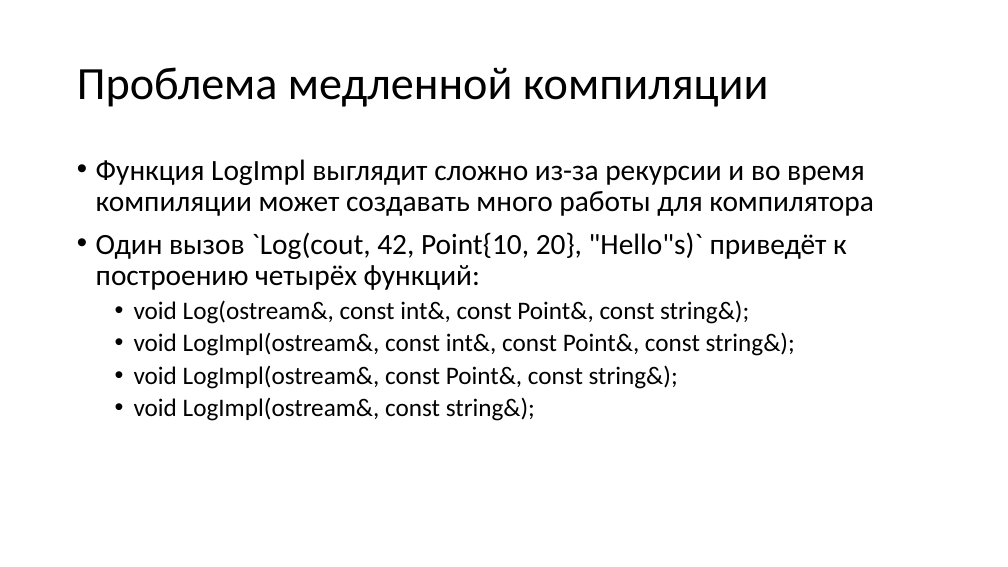
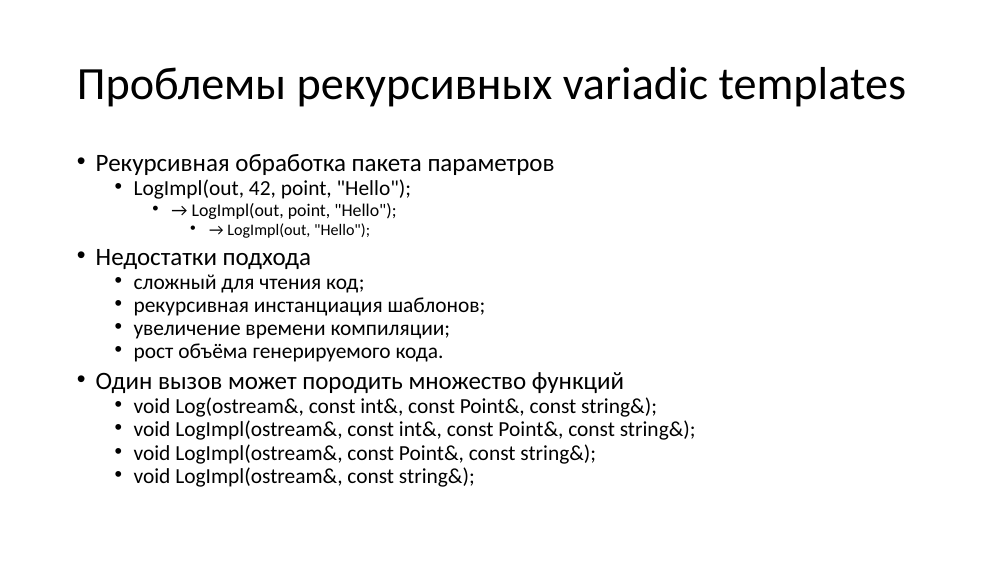
Before and after one commit to alexey-malov/oop, a slide deck: slide 91 of lectures/06/Обобщенное программирование, шаблоны.pptx. Drawn at 1008x567 pixels with LibreOffice and Linux fonts; fonts in the diff are those of the drawing. Boxes give left, top, right and bottom in pixels: in the first picture for what was removed or moved away, otherwise in the second. Text is boxed around its words. In the diff, an @@ line names an element or a change of style, - is before the commit and + after.

```diff
--- a/lectures/06/Обобщенное программирование, шаблоны.pptx
+++ b/lectures/06/Обобщенное программирование, шаблоны.pptx
@@ title at <box>77,67,906,107</box>: text changed @@
-Проблема медленной компиляции
+Проблемы рекурсивных variadic templates
@@ text at <box>96,154,624,393</box>: text changed; size 28 to 20.4 pt @@
-• Функция LogImpl выглядит сложно из-за рекурсии и во время компиляции может создавать много работы для компилятора
-• Один вызов `Log(cout, 42, Point{10, 20}, "Hello"s)` приведёт к построению четырёх функций:
+• Рекурсивная обработка пакета параметров
+  • LogImpl(out, 42, point, "Hello");
+    • → LogImpl(out, point, "Hello");
+      • → LogImpl(out, "Hello");
+• Недостатки подхода
+  • сложный для чтения код;
+  • рекурсивная инстанциация шаблонов;
+  • увеличение времени компиляции;
+  • рост объёма генерируемого кода.
+• Один вызов может породить множество функций
@@ text at <box>134,397,696,487</box>: size 24 to 20.4 pt in "void Log(ostream&, const int&, const Point&, const ...", "void LogImpl(ostream&, const int&, const Point&, const ...", "void LogImpl(ostream&, const Point&, const string&);", "void LogImpl(ostream&, const string&);"; line spacing 0.9 to 0.7 @@
```
Also in this commit, not shown: 10 other slides changed, 12 slides added, 2 other files.
